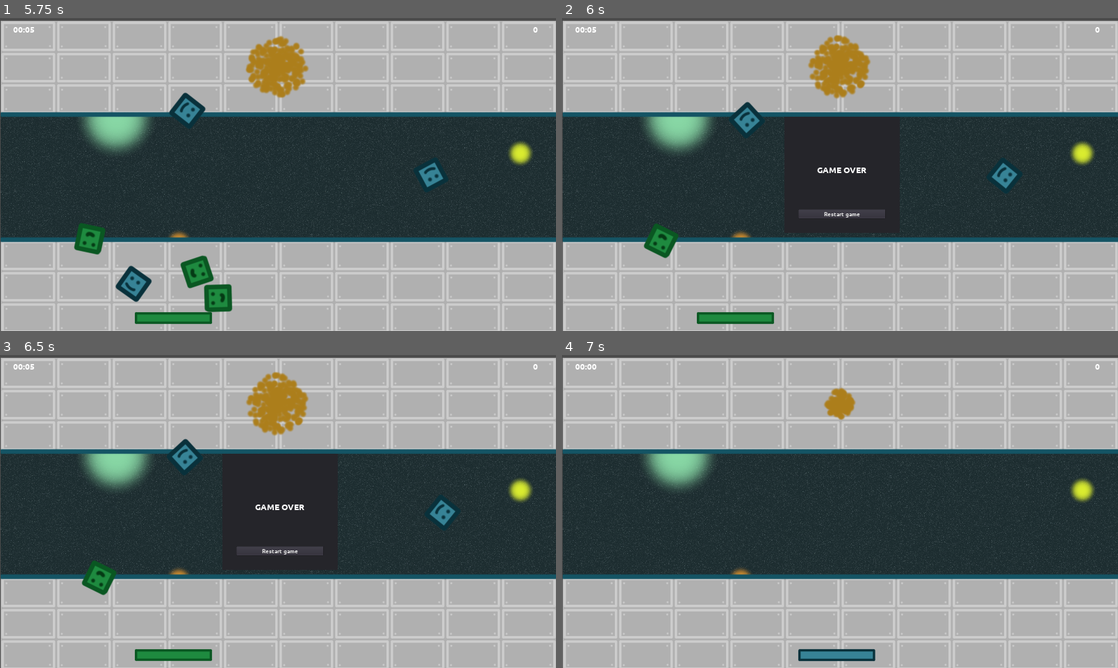
Above: before the commit, frames 1-4 (two rows, left to right).
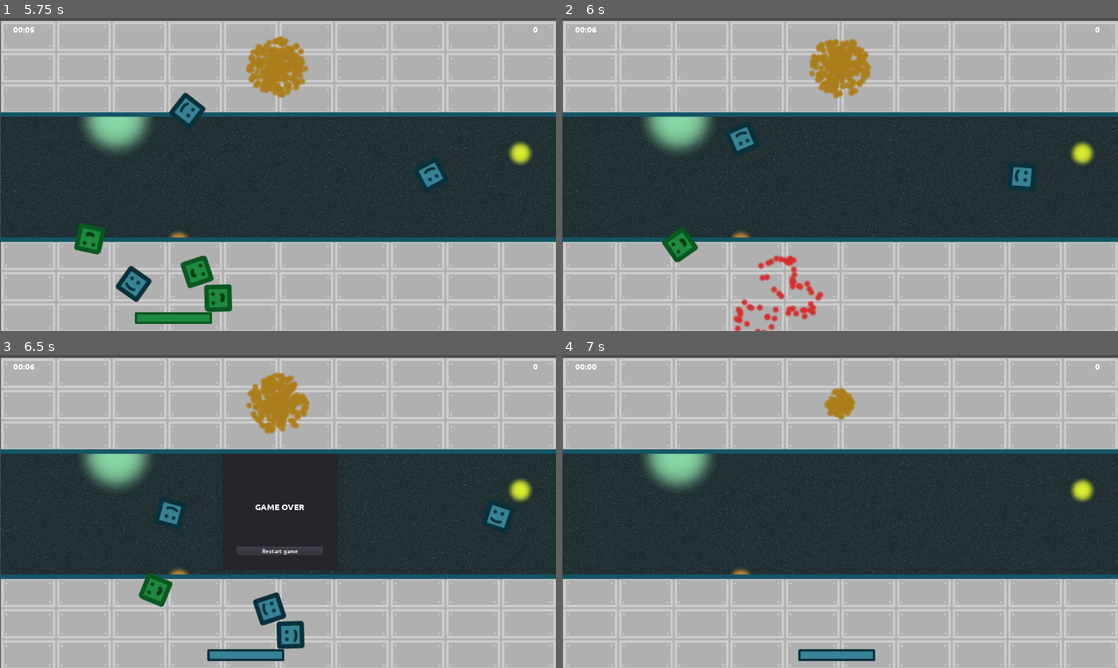
Above: after the commit, the same moments.

Repository: moisesjbc/ludum-dare-53
Game: Godot game, scene res://gameplay/main/main.tscn
Same seed, same stepped clock (60 frames per second), same inputs: the game is played once before the commit and once after it.
Inputs:
- Up to frame 1 (5.75 s): tap Enter at 0.5 s; hold Right (ui_right) 0.53-1.28 s; tap Space at 0.77, 1.52, 3.02, 3.77, 4.52 s; hold Left (ui_left) 1.28-2.03 s; hold Right (ui_right) 2.03-3.53 s; hold Left (ui_left) from 3.53 s (still down)
- Up to frame 2 (6 s): release Left (ui_left) at 5.78 s; hold Right (ui_right) from 5.78 s (still down)
- Up to frame 3 (6.5 s): keep holding Right (ui_right); tap Space at 6.02 s
- Up to frame 4 (7 s): release Right (ui_right) at 6.5 s; click "Restart game" at 6.5 s

Frame 1 is identical in both runs. In frame 2, 4.5% of the frame differs, in the area x 5-86%, y 2-100%; in frame 3, 4.5%, in the area x 5-93%, y 2-98%; in frame 4, nothing differs.

Commit message:
Add explosion and delivery effects

Diff:
--- a/godot-project/gameplay/box/box.gd
+++ b/godot-project/gameplay/box/box.gd
@@ -42,19 +42,15 @@
 		queue_free()
 
 
-func deliver(is_correct):
-	var magnet = get_node_or_null("magnet")
-	if magnet:
-		magnet.remove()
-
-	if is_correct:
-		$score_label.text = "+10"
-		$animation_player.play("correct_delivery")
-	else:
-		$score_label.text = "-10"
-		$animation_player.play("wrong_delivery")
+func deliver():
+	$collision_shape.disabled = true
+	$blue_box_sprite.visible = false
+	$green_box_sprite.visible = false
+	$delivery_effect.start(self, "queue_free")
 
 
-func _on_animation_player_animation_finished(anim_name):
-	if anim_name == "correct_delivery" or anim_name == "wrong_delivery":
-		queue_free()
+func destroy():
+	$collision_shape.disabled = true
+	$blue_box_sprite.visible = false
+	$green_box_sprite.visible = false
+	$explosion.start(null, null)
--- a/godot-project/gameplay/box/box.tscn
+++ b/godot-project/gameplay/box/box.tscn
@@ -3,6 +3,7 @@
 [ext_resource path="res://gameplay/box/blue_box.png" type="Texture" id=1]
 [ext_resource path="res://gameplay/box/box.gd" type="Script" id=2]
 [ext_resource path="res://gameplay/box/green_box.png" type="Texture" id=3]
+[ext_resource path="res://gameplay/explosion/explosion.tscn" type="PackedScene" id=4]
 
 [sub_resource type="RectangleShape2D" id=1]
 extents = Vector2( 47.5, 48 )
@@ -10,7 +11,7 @@
 [sub_resource type="Animation" id=3]
 length = 0.001
 tracks/0/type = "value"
-tracks/0/path = NodePath("score_label:rect_position")
+tracks/0/path = NodePath(".:modulate")
 tracks/0/interp = 1
 tracks/0/loop_wrap = true
 tracks/0/imported = false
@@ -19,75 +20,22 @@
 "times": PoolRealArray( 0 ),
 "transitions": PoolRealArray( 1 ),
 "update": 0,
-"values": [ Vector2( -31, -52 ) ]
-}
-tracks/1/type = "value"
-tracks/1/path = NodePath("score_label:custom_colors/font_color")
-tracks/1/interp = 1
-tracks/1/loop_wrap = true
-tracks/1/imported = false
-tracks/1/enabled = true
-tracks/1/keys = {
-"times": PoolRealArray( 0 ),
-"transitions": PoolRealArray( 1 ),
-"update": 0,
-"values": [ Color( 0, 0, 0, 0 ) ]
+"values": [ Color( 1, 1, 1, 1 ) ]
 }
 
-[sub_resource type="Animation" id=4]
-resource_name = "correct_delivery"
-length = 0.5
+[sub_resource type="Animation" id=5]
+resource_name = "delivery"
 tracks/0/type = "value"
-tracks/0/path = NodePath("score_label:rect_position")
+tracks/0/path = NodePath(".:modulate")
 tracks/0/interp = 1
 tracks/0/loop_wrap = true
 tracks/0/imported = false
 tracks/0/enabled = true
 tracks/0/keys = {
-"times": PoolRealArray( 0, 0.5 ),
+"times": PoolRealArray( 0, 1 ),
 "transitions": PoolRealArray( 1, 1 ),
 "update": 0,
-"values": [ Vector2( -31, -52 ), Vector2( -31, -92 ) ]
-}
-tracks/1/type = "value"
-tracks/1/path = NodePath("score_label:custom_colors/font_color")
-tracks/1/interp = 1
-tracks/1/loop_wrap = true
-tracks/1/imported = false
-tracks/1/enabled = true
-tracks/1/keys = {
-"times": PoolRealArray( 0, 0.5 ),
-"transitions": PoolRealArray( 1, 1 ),
-"update": 0,
-"values": [ Color( 0, 1, 0, 1 ), Color( 0, 1, 0, 0 ) ]
-}
-
-[sub_resource type="Animation" id=2]
-resource_name = "wrong_delivery"
-length = 0.5
-tracks/0/type = "value"
-tracks/0/path = NodePath("score_label:rect_position")
-tracks/0/interp = 1
-tracks/0/loop_wrap = true
-tracks/0/imported = false
-tracks/0/enabled = true
-tracks/0/keys = {
-"times": PoolRealArray( 0, 0.5 ),
-"transitions": PoolRealArray( 1, 1 ),
-"update": 0,
-"values": [ Vector2( -31, -52 ), Vector2( -31, -92 ) ]
-}
-tracks/1/type = "value"
-tracks/1/path = NodePath("score_label:custom_colors/font_color")
-tracks/1/interp = 1
-tracks/1/loop_wrap = true
-tracks/1/imported = false
-tracks/1/enabled = true
-tracks/1/keys = {
-"times": PoolRealArray( 0, 0.5 ),
-"transitions": PoolRealArray( 1, 1 ),
-"update": 0,
-"values": [ Color( 1, 0, 0, 1 ), Color( 1, 0, 0, 0 ) ]
+"values": [ Color( 1, 1, 1, 1 ), Color( 0.788235, 0.713726, 0.423529, 0 ) ]
 }
 
 [node name="box" type="KinematicBody2D" groups=["boxes"]]
@@ -101,23 +49,25 @@
 texture = ExtResource( 3 )
 
 [node name="collision_shape" type="CollisionShape2D" parent="."]
+visible = false
 position = Vector2( 0.5, 0 )
 shape = SubResource( 1 )
 
 [node name="animation_player" type="AnimationPlayer" parent="."]
 anims/RESET = SubResource( 3 )
-anims/correct_delivery = SubResource( 4 )
-anims/wrong_delivery = SubResource( 2 )
-
-[node name="score_label" type="Label" parent="."]
-margin_left = -31.0
-margin_top = -52.0
-margin_right = 33.0
-margin_bottom = -38.0
-custom_colors/font_color = Color( 0, 0, 0, 0 )
-text = "+10"
-align = 1
+anims/delivery = SubResource( 5 )
 
 [node name="boxes" type="Node2D" parent="."]
 
+[node name="explosion" parent="." instance=ExtResource( 4 )]
+
+[node name="delivery_effect" parent="." instance=ExtResource( 4 )]
+modulate = Color( 0.843137, 0.568627, 0.176471, 1 )
+position = Vector2( 0, 2 )
+amount = 30
+explosiveness = 0.0
+direction = Vector2( 0, 1 )
+gravity = Vector2( 0, 98 )
+initial_velocity = 150.0
+
 [connection signal="animation_finished" from="animation_player" to="." method="_on_animation_player_animation_finished"]
--- /dev/null
+++ b/godot-project/gameplay/explosion/explosion.gd
@@ -0,0 +1,18 @@
+extends CPUParticles2D
+
+
+var callback_object
+var callback_name
+
+
+func start(callback_object, callback_name):
+	self.callback_object = callback_object
+	self.callback_name = callback_name
+
+	emitting = true
+	$timer.start(0.5)
+
+
+func _on_timer_timeout():
+	if callback_object:
+		callback_object.call(callback_name)
--- /dev/null
+++ b/godot-project/gameplay/explosion/explosion.tscn
@@ -0,0 +1,22 @@
+[gd_scene load_steps=3 format=2]
+
+[ext_resource path="res://gameplay/delivery_zone/portal_particle.png" type="Texture" id=1]
+[ext_resource path="res://gameplay/explosion/explosion.gd" type="Script" id=2]
+
+[node name="explosion" type="CPUParticles2D"]
+modulate = Color( 0.843137, 0.176471, 0.176471, 1 )
+emitting = false
+amount = 20
+lifetime = 0.5
+one_shot = true
+explosiveness = 1.0
+texture = ExtResource( 1 )
+spread = 180.0
+gravity = Vector2( 0, 0 )
+initial_velocity = 500.0
+initial_velocity_random = 0.5
+script = ExtResource( 2 )
+
+[node name="timer" type="Timer" parent="."]
+
+[connection signal="timeout" from="timer" to="." method="_on_timer_timeout"]
--- a/godot-project/gameplay/player/player.gd
+++ b/godot-project/gameplay/player/player.gd
@@ -50,15 +50,26 @@
 
 func remove_all_boxes():
 	for box in $boxes.get_children():
-		box.queue_free()
+		box.destroy()
+
 
 func destroy():
-	remove_all_boxes()
+	$blue_sprite.visible = false
+	$green_sprite.visible = false
+	for box in $boxes.get_children():
+		box.destroy()
+	$explosion.start(self, "destroy_player")
+
+
+func destroy_player():
 	emit_signal("player_destroyed")
+
 
 func deliver_all_boxes():
 	emit_signal("player_delivered", $boxes.get_child_count())
-	remove_all_boxes()
+	for box in $boxes.get_children():
+		box.deliver()
+
 
 func _input(event):
 	if event is InputEventKey and event.pressed and event.scancode == KEY_SPACE:
--- a/godot-project/gameplay/player/player.tscn
+++ b/godot-project/gameplay/player/player.tscn
@@ -1,8 +1,9 @@
-[gd_scene load_steps=5 format=2]
+[gd_scene load_steps=6 format=2]
 
 [ext_resource path="res://gameplay/player/blue_player.png" type="Texture" id=1]
 [ext_resource path="res://gameplay/player/player.gd" type="Script" id=2]
 [ext_resource path="res://gameplay/player/green_player.png" type="Texture" id=3]
+[ext_resource path="res://gameplay/explosion/explosion.tscn" type="PackedScene" id=4]
 
 [sub_resource type="RectangleShape2D" id=1]
 extents = Vector2( 133.5, 21.5 )
@@ -22,3 +23,5 @@
 shape = SubResource( 1 )
 
 [node name="boxes" type="Node2D" parent="."]
+
+[node name="explosion" parent="." instance=ExtResource( 4 )]
